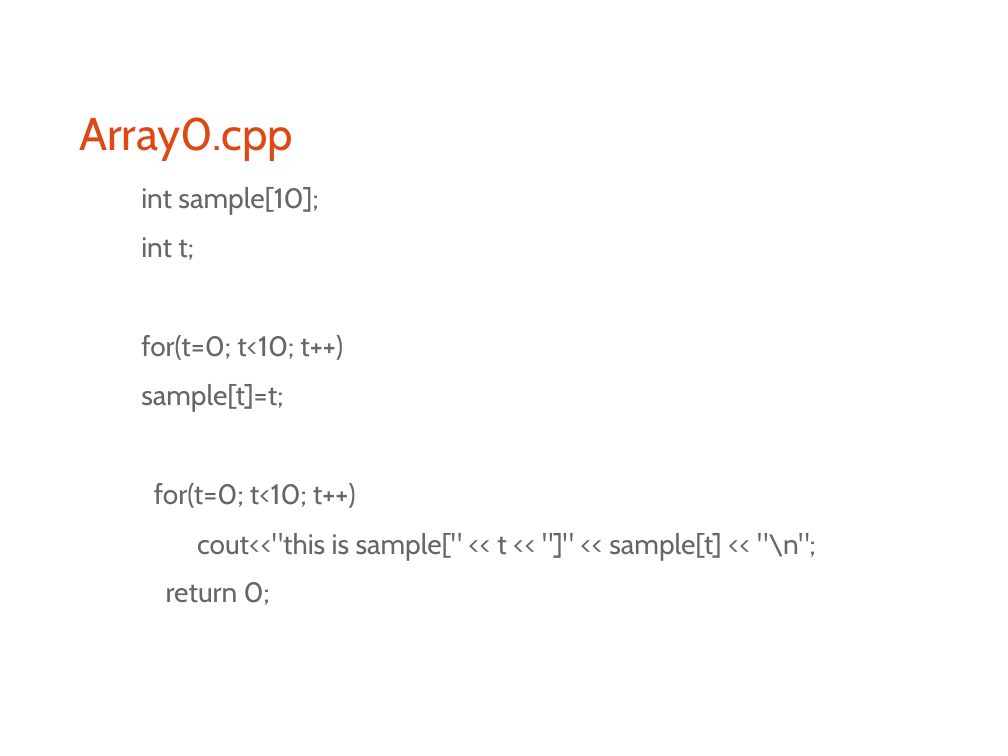
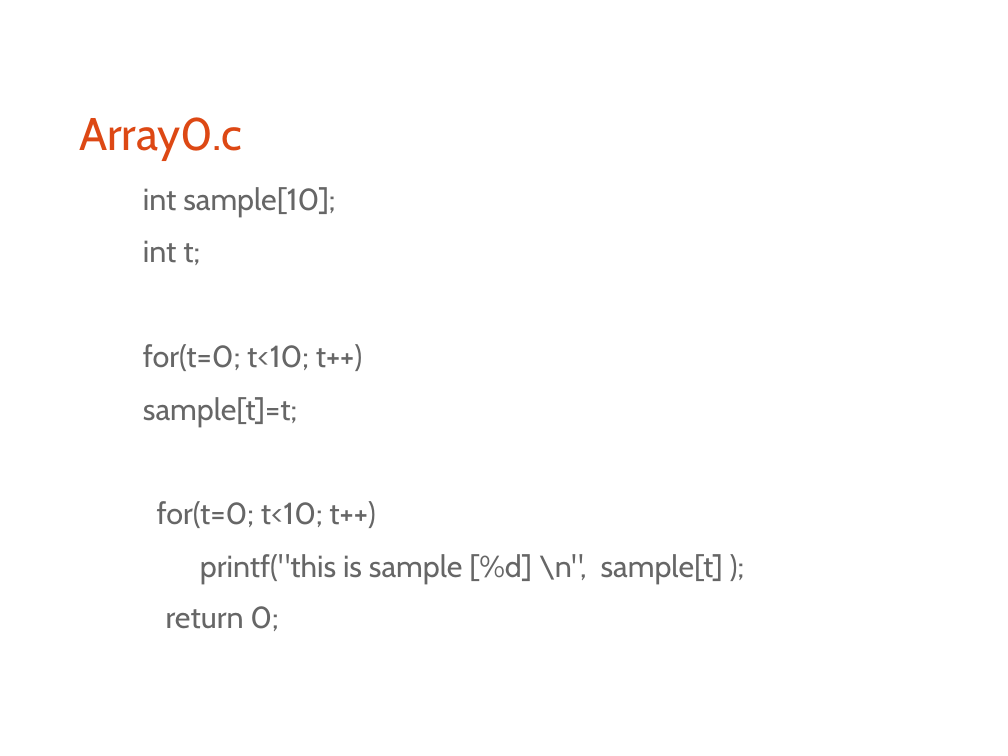
Before and after one commit to bagustris/prokom-tf, a slide deck: slide 15 of prokom4.odp. Drawn at 1008x756 pixels with LibreOffice and Linux fonts; fonts in the diff are those of the drawing. Boxes give left, top, right and bottom in pixels: in the first picture for what was removed or moved away, otherwise in the second. Text is boxed around its words. In the diff, an @@ line names an element or a change of style, - is before the commit and + after.

```diff
--- a/prokom4.odp
+++ b/prokom4.odp
@@ title at [79,117,242,161]: text changed @@
-Array0.cpp
+Array0.c
@@ text at [143,187,375,631]: size 22.1 to 24.1 pt in "int sample[10];", "int t;", "for(t=0; t<10; t++)", "sample[t]=t;" and 2 more places @@
@@ text at [200,554,723,584]: text changed; size 22.1 to 24.1 pt @@
-  cout<<"this is sample[" << t << "]" << sample[t] << "\n";
+  printf("this is sample [%d] \n", sample[t] );
```
Also in this commit, not shown: 12 other slides changed, 1 slide removed, 37 other files.
